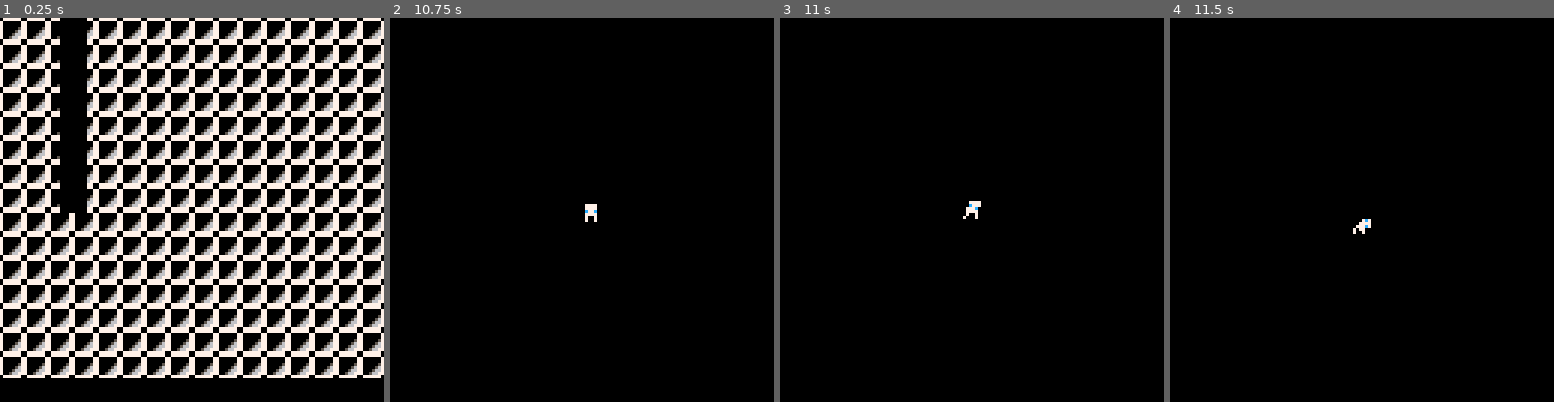
Above: before the commit, frames 1-4 (left to right).
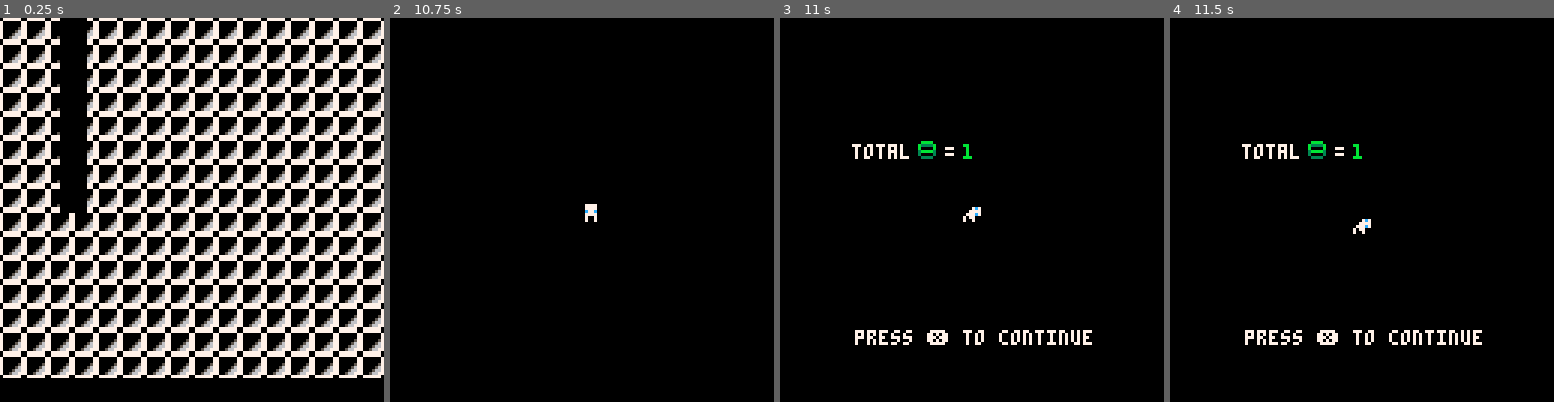
Above: after the commit, the same moments.

Repository: rdelos747/pico8
Game: PICO-8 cartridge ms_shoot.p8
Two runs of this game, one before a commit and one after it. Both use one fixed random seed, a clock stepped at 60 frames per second and the inputs below.
Inputs:
- Up to frame 1 (0.25 s): no input
- Up to frame 2 (10.75 s): tap X (X key) at 0.33, 1.07, 1.85, 2.97, 4.08, 5.2, 6.32, 7.43, 8.55, 9.67 s; hold Right 1.6-2.1 s; hold Up 2.15-2.42 s; hold Right 2.47-3.03 s; hold Left 3.08-3.58 s; hold Down 3.63-3.97 s; hold Right 4.02-4.68 s; hold Up 4.73-5.03 s; hold Left 5.08-5.68 s; hold Down 5.73-6.03 s; hold Right 6.08-6.58 s; hold Right 6.63-7.13 s; hold Up 7.18-7.45 s; hold Right 7.5-8.07 s; hold Left 8.12-8.62 s; hold Down 8.67-9 s; hold Right 9.05-9.72 s; hold Up 9.77-10.07 s; hold Left 10.12-10.72 s
- Up to frame 3 (11 s): hold Down from 10.77 s (still down); tap X (X key) at 10.78 s
- Up to frame 4 (11.5 s): release Down at 11.07 s; hold Right from 11.12 s (still down)

Frames 1-2 are identical in both runs. In frame 3, 1.6% of the frame differs, in the area x 18-82%, y 32-86%; in frame 4, 1.5%.

Commit message:
Sat Jun 15 13:07:41 EDT 2019

Diff:
--- a/ms_shoot.p8
+++ b/ms_shoot.p8
@@ -10,6 +10,12 @@
 				as door
 		-add key door, same as door
 				but shows a key sprite ontop
+	-add cooldown on gun: if gun
+			over heats the player has
+			to wait until it cools off
+	-add enemy berserk mode: if
+			e.hp==1, increase their speed
+			and render them red/black
 ]]--
 
 
@@ -273,6 +279,7 @@
 	--die
 	if die>0 then
 		draw_player()
+		draw_die()
 		return
 	end
 	--map
@@ -360,13 +367,16 @@
 end
 
 function draw_player()
-	if die>0 then
+	if die==2 then
+		spr(55,pp.x-4,
+				(pp.y-4)+pp.d_y)
+		return
+	elseif die==1 then
 		if pp.d_tm<3 then
 			spr(52+flr(pp.d_tm),
 				pp.x-4,pp.y-4)
 		else
-			spr(55,pp.x-4,
-				(pp.y-4)+pp.d_y)
+			spr(55,pp.x-4,pp.y-4)
 		end
 		return
 	end
@@ -492,6 +502,19 @@
 	end
 end
 
+function draw_die()
+	if(die<2)return
+	--totals
+	print("total",24,50,7)
+	spr(49,45,48)
+	print("=",55,50,7)
+	print(t_stat.b_found,
+		61,50,11)
+	--continue
+	print("press ❎ to continue",
+		25,112,7)
+end
+
 -- update
 -- =================
 function _update()
@@ -715,21 +738,21 @@
 
 function player_die()
 	pp.d_tm+=0.1
-	local in_mid=true
+	die=2
 	if flr(pp.x)>cam.x+64 then
 		pp.x-=0.5
-		in_mid=false end
+		die=1 end
 	if flr(pp.x)<cam.x+64 then
 		pp.x+=0.5
-		in_mid=false end
+		die=1 end
 	if flr(pp.y)>cam.y+64 then
 		pp.y-=0.5
-		in_mid=false end
+		die=1 end
 	if flr(pp.y)<cam.y+64 then
 		pp.y+=0.5
-		in_mid=false end
-
-	if in_mid then
+		die=1 end
+
+	if die==2 then
 		if pp.d_y<=0 and
 					pp.d_dy==-1 then
 			pp.d_dy=1
@@ -739,6 +762,12 @@
 			pp.d_dy=-1
 		end
 		pp.d_y+=(pp.d_dy)*0.3
+		if btnp(5) then
+			mode=mode_game
+			pp.max_hp=6
+			pp.hp=6
+			reset_level()
+		end
 	end
 end
 
